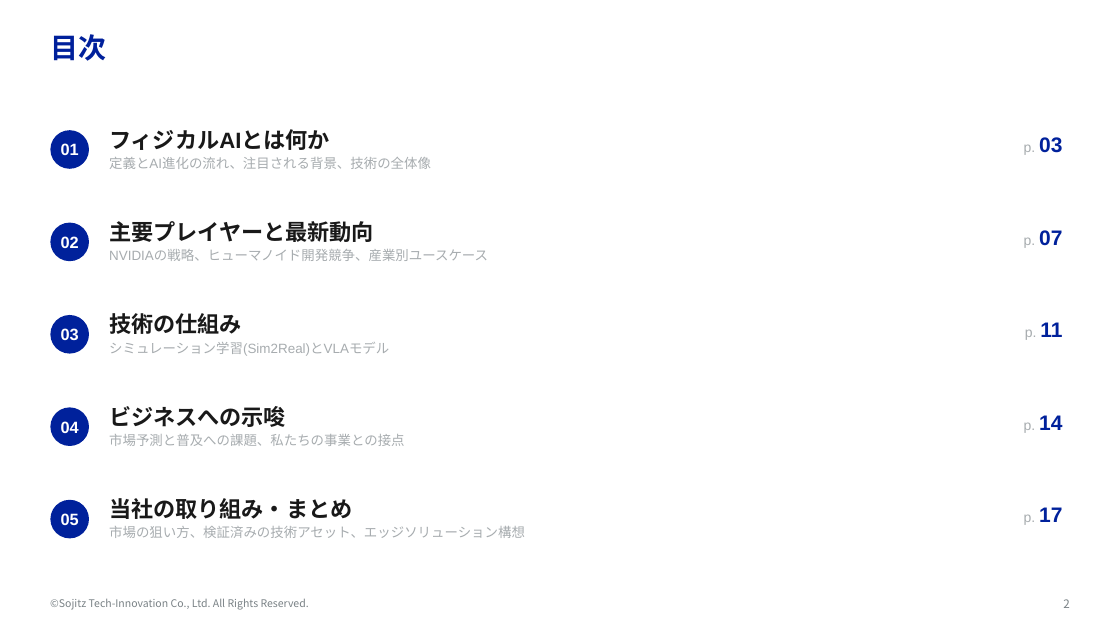
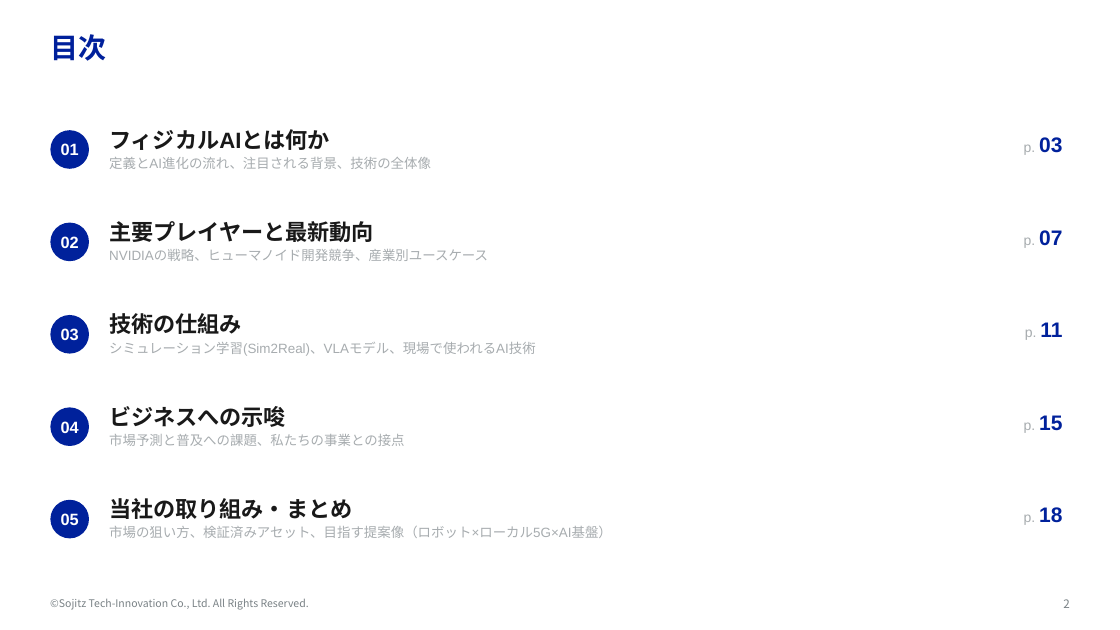
Before and after one commit to yktashiro2/aap, a slide deck: slide 2 of docs/フィジカルAI勉強会.pptx. Drawn at 1120x630 pixels with LibreOffice and Linux fonts; fonts in the diff are those of the drawing; background and template pictures are left out. Boxes give left, top, right and bottom in pixels: in the first picture for what was removed or moved away, otherwise in the second. Text is boxed around its words. In the diff, an @@ line names an element or a change of style, - is before the commit and + after.

```diff
--- a/docs/フィジカルAI勉強会.pptx
+++ b/docs/フィジカルAI勉強会.pptx
@@ text at (x1=109, y1=342, x2=536, y2=356): text changed @@
-シミュレーション学習(Sim2Real)とVLAモデル
+シミュレーション学習(Sim2Real)、VLAモデル、現場で使われるAI技術
@@ text at (x1=1024, y1=415, x2=1062, y2=433): text changed @@
-p. 14
+p. 15
@@ text at (x1=1024, y1=507, x2=1062, y2=525): text changed @@
-p. 17
+p. 18
@@ text at (x1=109, y1=526, x2=612, y2=538): text changed @@
-市場の狙い方、検証済みの技術アセット、エッジソリューション構想
+市場の狙い方、検証済みアセット、目指す提案像（ロボット×ローカル5G×AI基盤）
```
Also in this commit, not shown: 13 other slides changed, 2 slides added.
